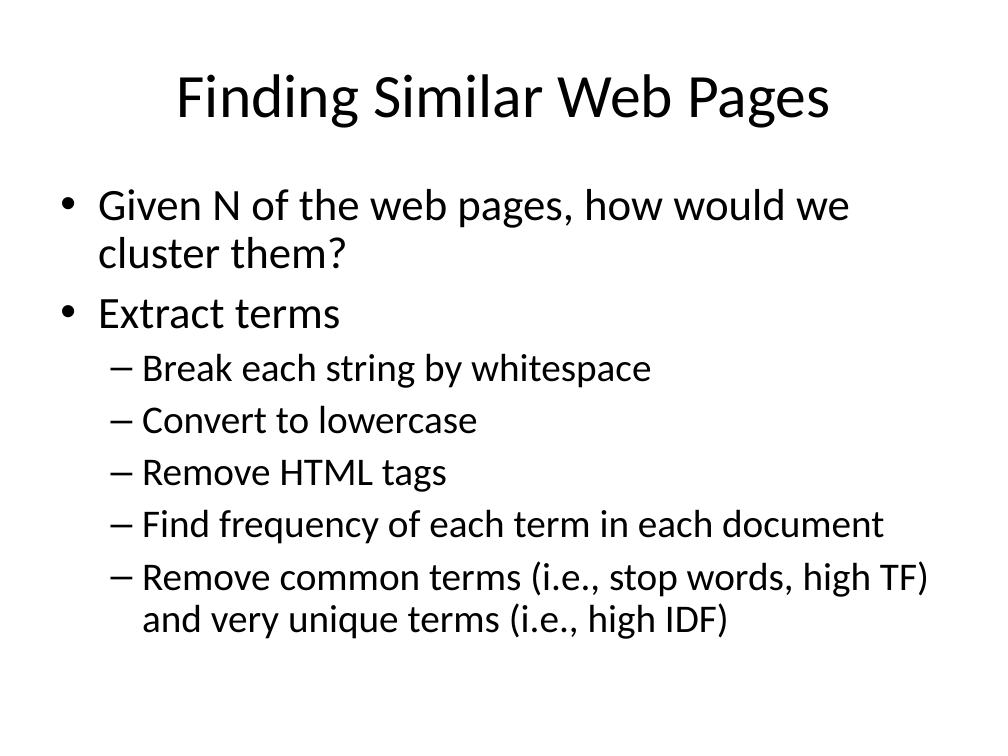
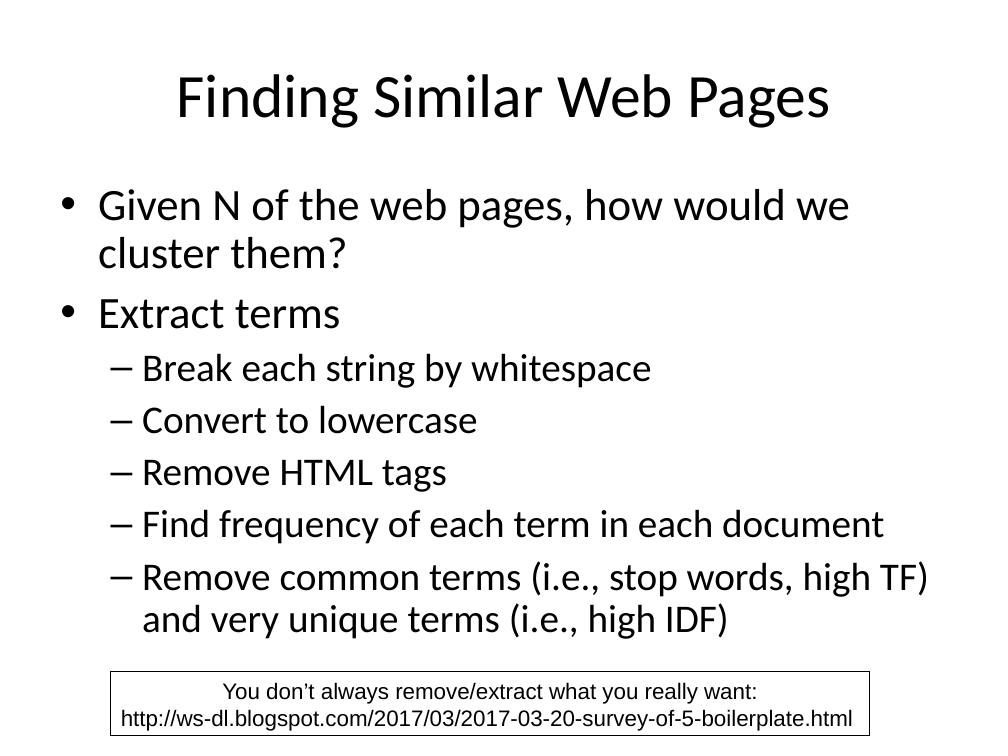
Before and after one commit to phonedude/cs532-s17, a slide deck: slide 4 of slides/week-12-clustering.ppt. Drawn at 1008x756 pixels with LibreOffice and Linux fonts; fonts in the diff are those of the drawing. Boxes give left, top, right and bottom in pixels: in the first picture for what was removed or moved away, otherwise in the second. Text is boxed around its words. In the diff, an @@ line names an element or a change of style, - is before the commit and + after.

Commit message:
small edit on week 12 slides

```diff
--- a/slides/week-12-clustering.ppt
+++ b/slides/week-12-clustering.ppt
@@ rectangle added at [111, 672, 870, 737], outline #000000 0.74 pt, 16 pt, text #000000 @@
+You don’t always remove/extract what you really want:
+http://ws-dl.blogspot.com/2017/03/2017-03-20-survey-of-5-boilerplate.html
```
